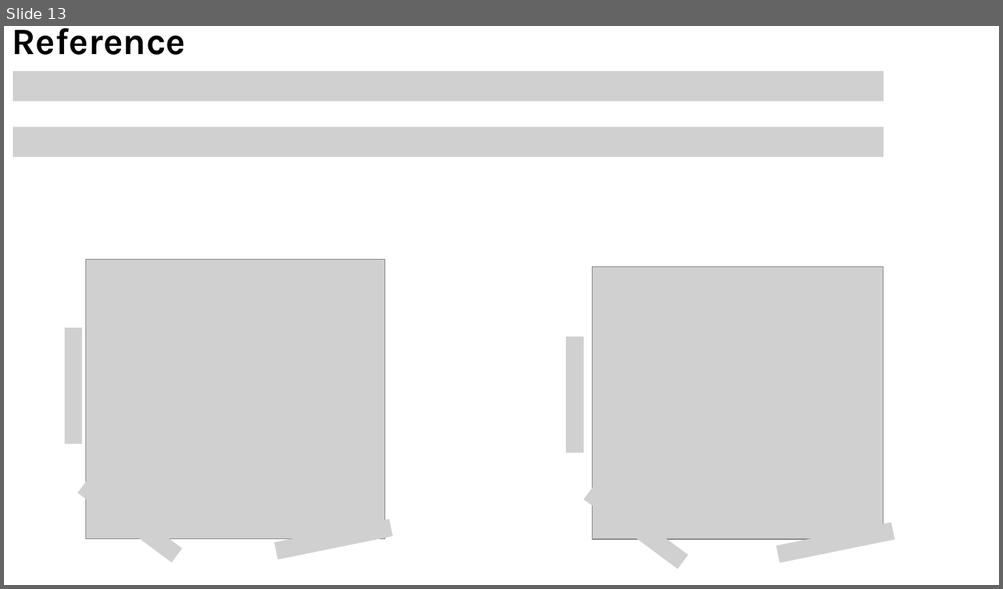
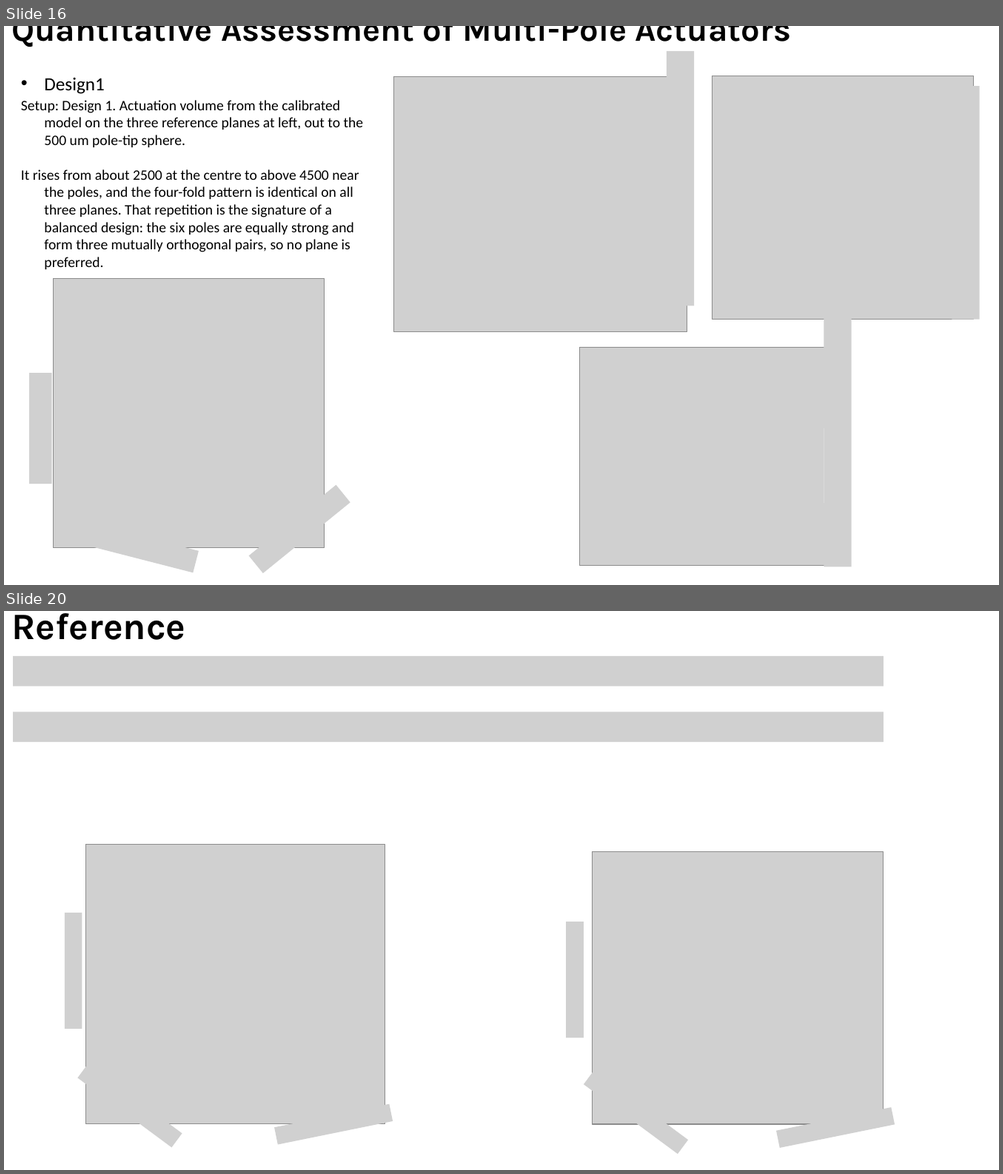
Before and after one commit to sss0933777958-afk/FEM_sim, a slide deck: magnetic_sim/ANSYS/main/figures/Paper_fig_V5.pptx. Shown one above the other, each under a label of ours: slide 13 before the commit, slides 16 and 20 after it; the slides between them are not shown. The pictures are 1003x589 and 1003x1174 pixels, drawn with LibreOffice and Linux fonts; fonts in the diff are those of the drawing; grey boxes stand for pictures. Boxes give left, top, right and bottom in pixels: in the first picture for what was removed or moved away, otherwise in the second. Text is boxed around its words. In the diff, an @@ line names an element or a change of style, - is before the commit and + after.

```diff
--- a/magnetic_sim/ANSYS/main/figures/Paper_fig_V5.pptx
+++ b/magnetic_sim/ANSYS/main/figures/Paper_fig_V5.pptx
@@ slide 16 added at box(4, 26, 999, 585), background #FFFFFF @@
@@ title added at box(11, 26, 791, 47), 32.4 pt, text #000000, bold @@
+Quantitative Assessment of Multi-Pole Actuators
@@ picture added at box(667, 51, 694, 306) @@
@@ text added at box(44, 77, 104, 94), 18 pt, text #000000 @@
+• Design1
@@ picture added at box(394, 77, 687, 332) @@
@@ picture added at box(712, 76, 974, 320) @@
@@ picture added at box(951, 86, 979, 319) @@
@@ text added at box(21, 100, 364, 269), 14 pt, text #000000 @@
+Setup: Design 1. Actuation volume from the calibrated model on the three reference planes at left, out to the 500 um pole-tip sphere.
+It rises from about 2500 at the centre to above 4500 near the poles, and the four-fold pattern is identical on all three planes. That repetition is the signature of a balanced design: the six poles are equally strong and form three mutually orthogonal pairs, so no plane is preferred.
@@ rectangle added at box(672, 178, 697, 252), fill #FFFFFF @@
@@ picture added at box(824, 312, 851, 567) @@
@@ picture added at box(579, 348, 836, 566) @@
@@ group added at box(30, 278, 350, 574): 4 pictures @@
@@ rectangle added at box(824, 429, 848, 503), fill #FFFFFF @@
@@ what was slide 13 is now slide 20 @@
```
Also in this commit, not shown: 9 slides changed, 6 other slides added, 33 other files.
